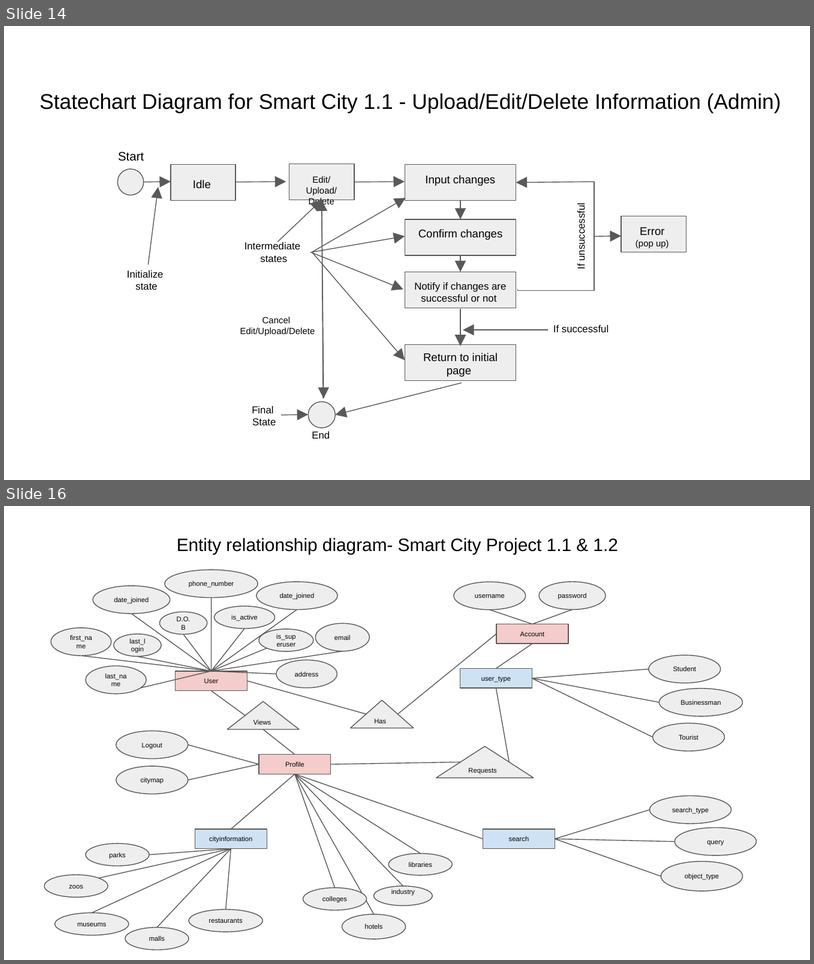
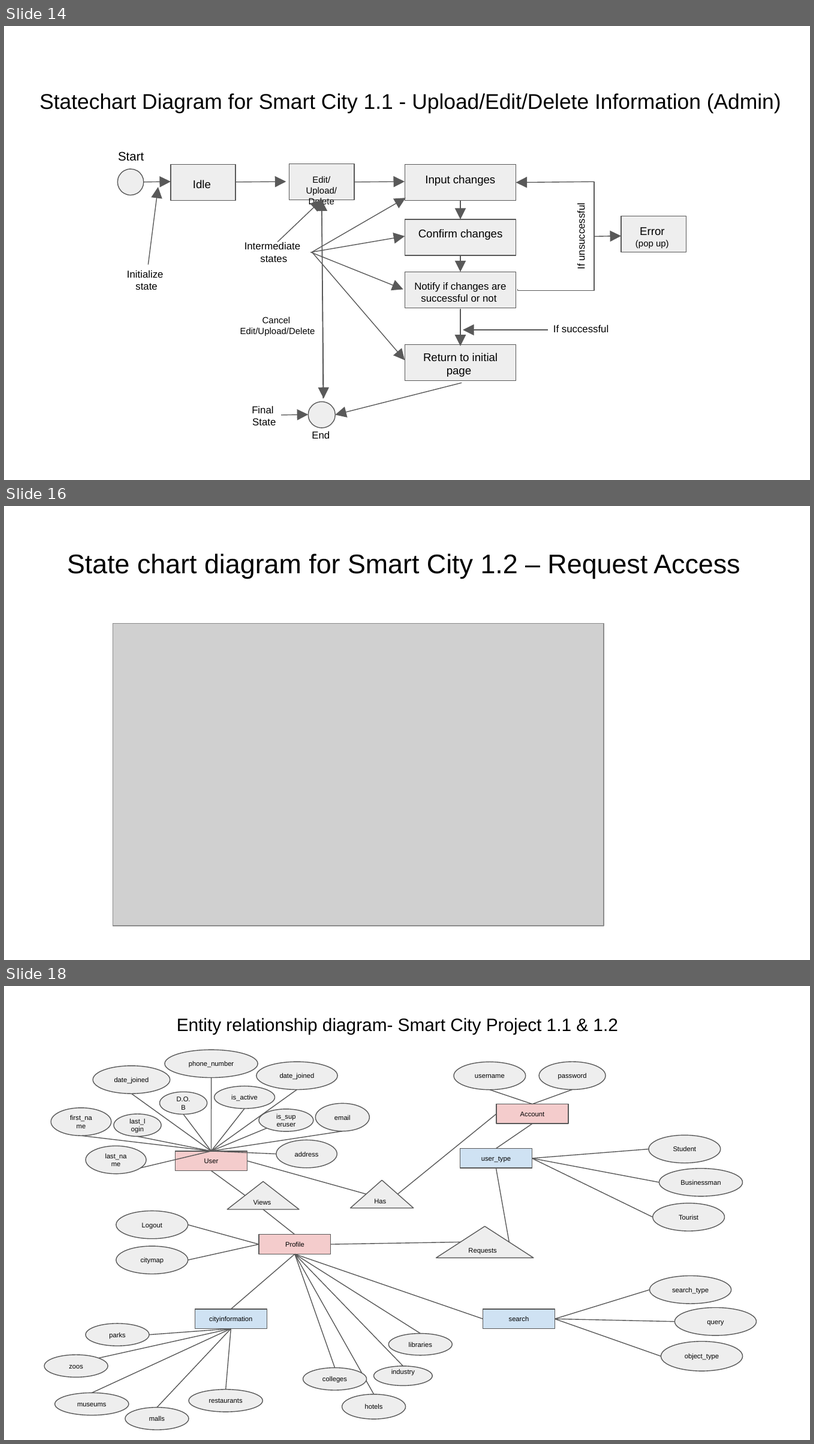
Before and after one commit to n9400419/IFB299, a slide deck: Sprint 1 & 2 artefacts.pptx. Shown one above the other, each under a label of ours: slides 14 and 16 before the commit, slides 14, 16 and 18 after it; the slides between them are not shown. The pictures are 814x964 and 814x1444 pixels, drawn with LibreOffice and Linux fonts; fonts in the diff are those of the drawing; grey boxes stand for pictures. Boxes give left, top, right and bottom in pixels: in the first picture for what was removed or moved away, otherwise in the second. Text is boxed around its words. In the diff, an @@ line names an element or a change of style, - is before the commit and + after.

```diff
--- a/Sprint 1 & 2 artefacts.pptx
+++ b/Sprint 1 & 2 artefacts.pptx
@@ slide 16 added at <box>4,506,810,960</box>, background #FFFFFF @@
@@ title added at <box>67,553,740,579</box>, 24 pt, text #000000 @@
+State chart diagram for Smart City 1.2 – Request Access
@@ picture added at <box>113,624,604,926</box> @@
@@ what was slide 16 is now slide 18 @@
```
Also in this commit, not shown: 1 slide changed, 1 other slide added, 1 slide removed.
